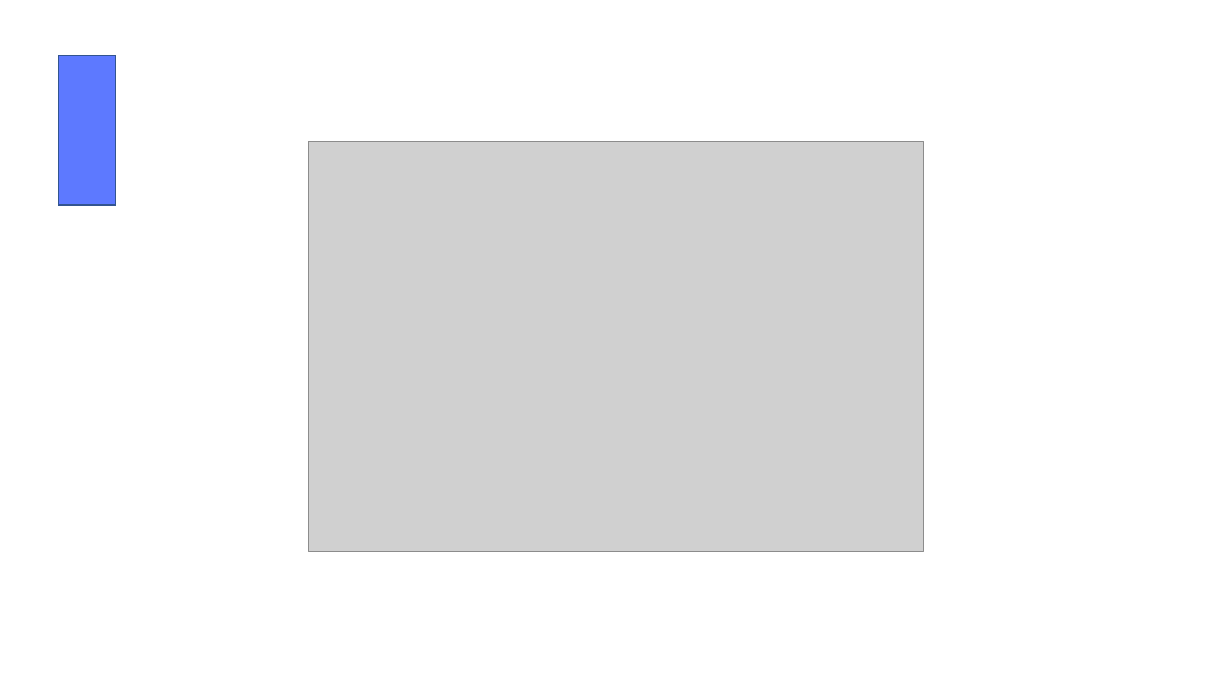
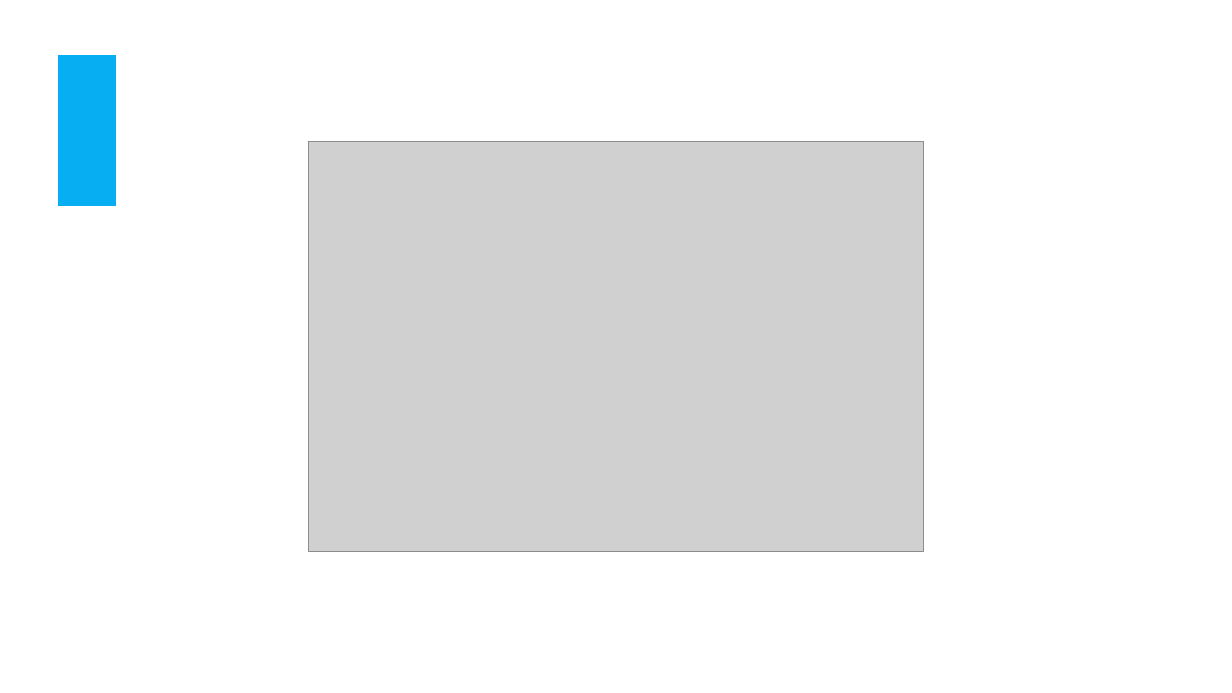
Before and after one commit to schmidte10/j.jtherbio.2025.104089, a slide deck: slide 3 of fish_colors.pptx. Drawn at 1232x693 pixels with LibreOffice and Linux fonts; fonts in the diff are those of the drawing; grey boxes stand for pictures. Boxes give left, top, right and bottom in pixels: in the first picture for what was removed or moved away, otherwise in the second. Text is boxed around its words. In the diff, an @@ line names an element or a change of style, - is before the commit and + after.

```diff
--- a/fish_colors.pptx
+++ b/fish_colors.pptx
@@ rectangle at bbox=[59, 55, 116, 204]: fill #5D79FF to #07AFF2; outline #325491 1 pt to #07AFF2 1 pt @@
```
Also in this commit, not shown: 1 other slide changed, 40 other files.
